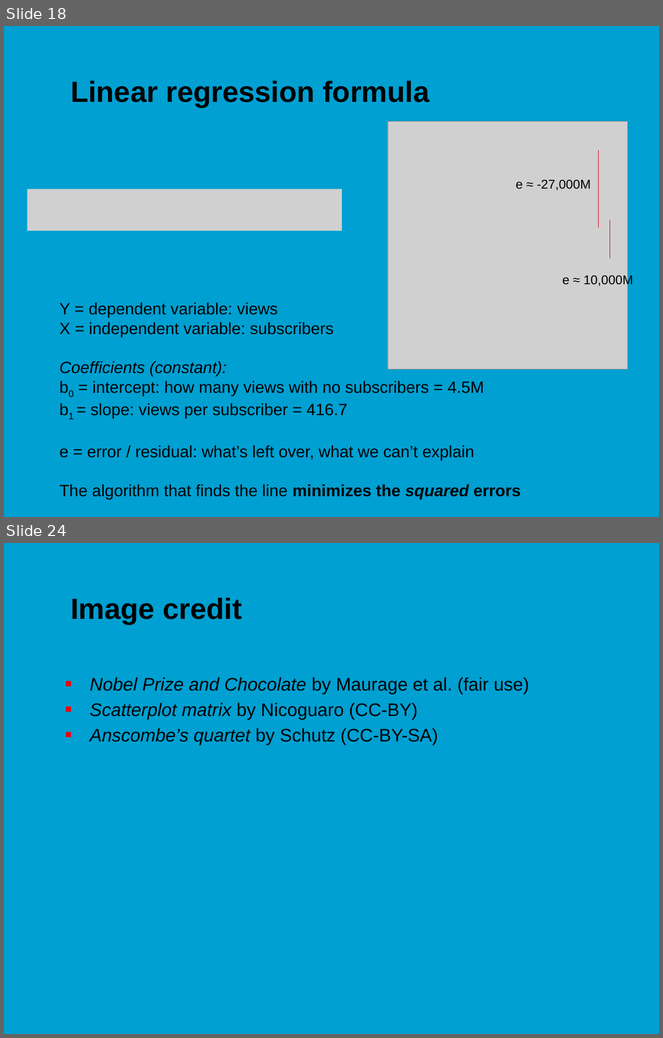
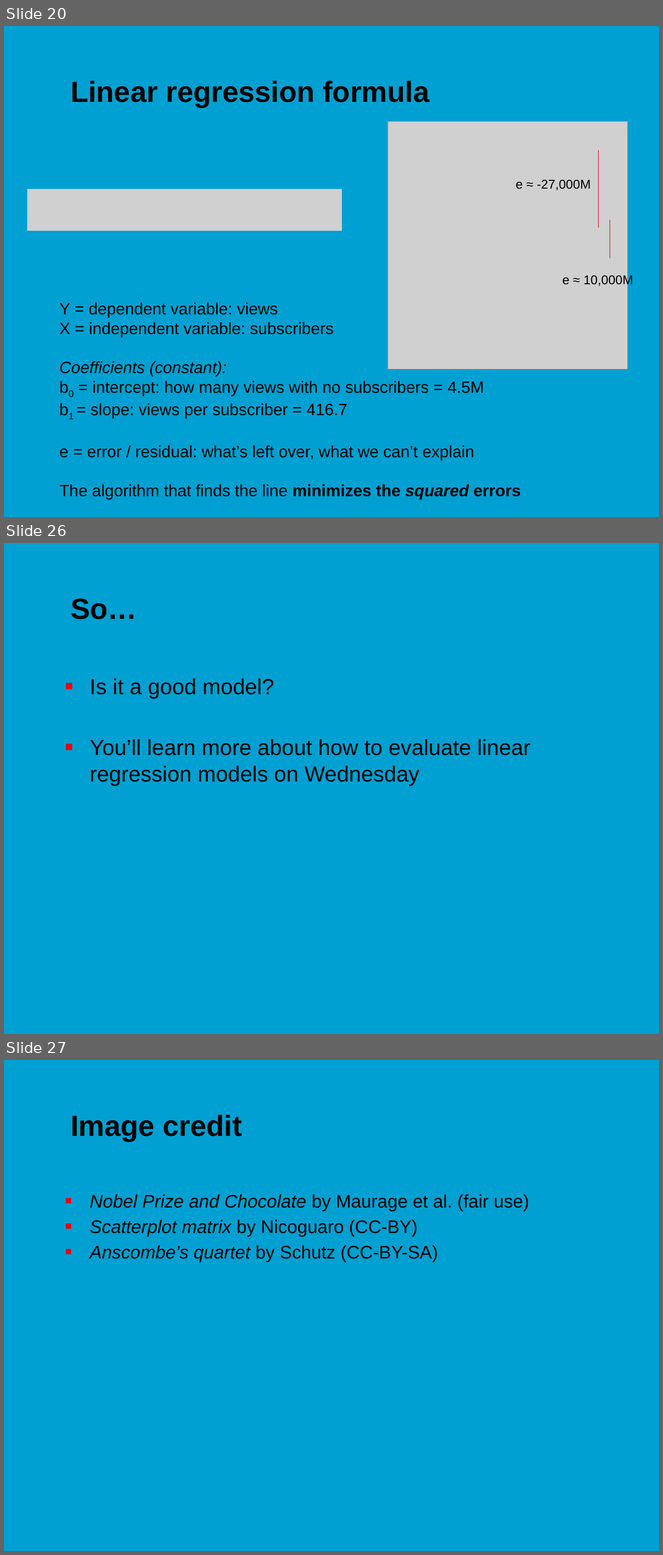
Before and after one commit to jonasmoons/data-driven-learning, a slide deck: slides/ddl-w5l1.pptx. Shown one above the other, each under a label of ours: slides 18 and 24 before the commit, slides 20, 26 and 27 after it; the slides between them are not shown. The pictures are 663x1038 and 663x1555 pixels, drawn with LibreOffice and Linux fonts; fonts in the diff are those of the drawing; grey boxes stand for pictures; background and template pictures are left out. Boxes give left, top, right and bottom in pixels: in the first picture for what was removed or moved away, otherwise in the second. Text is boxed around its words. In the diff, an @@ line names an element or a change of style, - is before the commit and + after.

```diff
--- a/slides/ddl-w5l1.pptx
+++ b/slides/ddl-w5l1.pptx
@@ slide 26 added at <box>4,543,659,1034</box>, background picture (left out) @@
@@ title added at <box>71,599,137,619</box>, 32 pt, text #000000, bold @@
+So…
@@ text added at <box>90,678,531,786</box>, 24 pt, text #000000 @@
+■ Is it a good model?
+■ You’ll learn more about how to evaluate linear regression models on Wednesday
@@ what was slide 18 is now slide 20 @@
@@ what was slide 24 is now slide 27 @@
```
Also in this commit, not shown: 8 slides changed, 4 other slides added, 2 slides removed, 4 other files.
